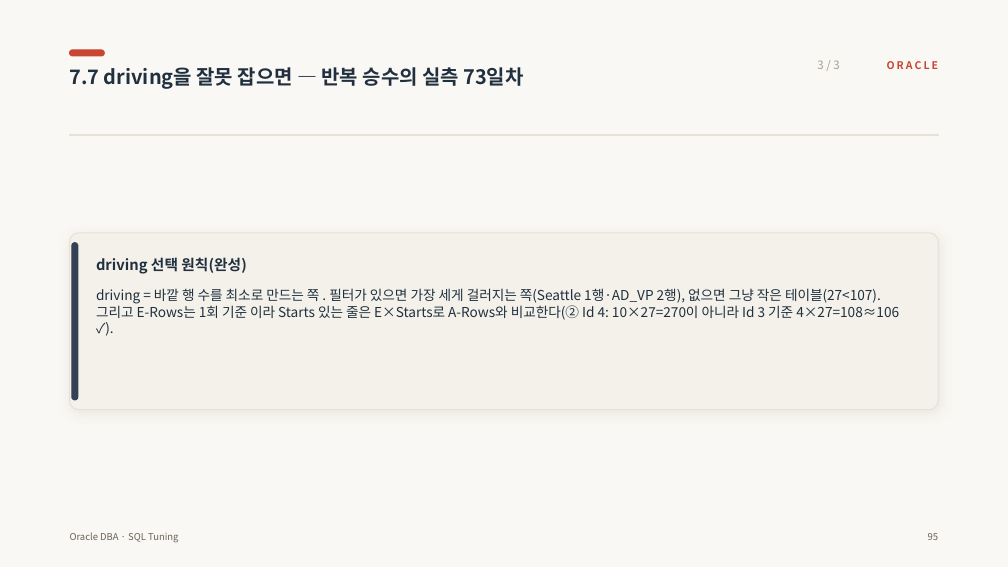
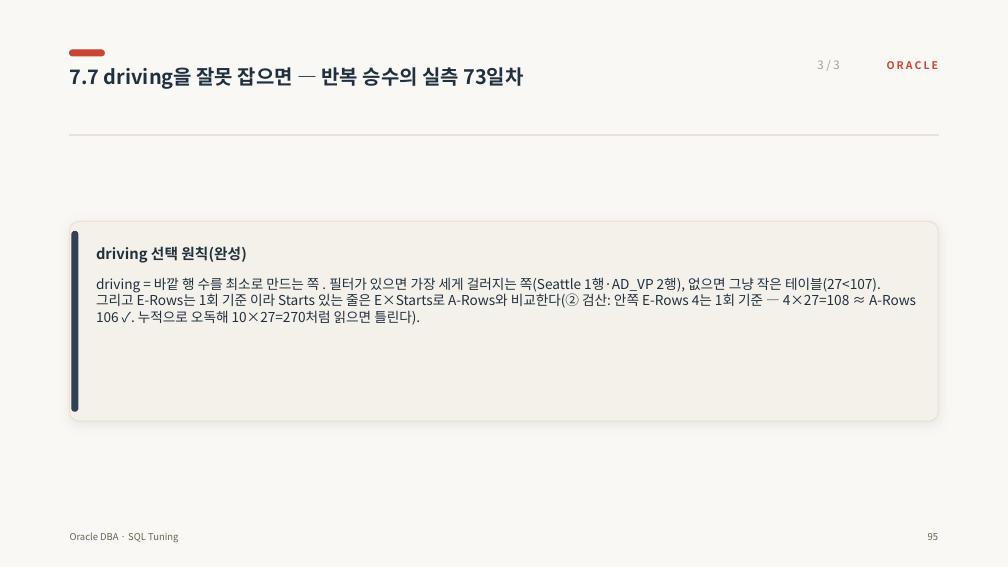
Before and after one commit to jokwangwon/ora-ppt-gen, a slide deck: slide 104 of files/sql_tuning.pptx. Drawn at 1008x567 pixels with LibreOffice and Linux fonts; fonts in the diff are those of the drawing. Boxes give left, top, right and bottom in pixels: in the first picture for what was removed or moved away, otherwise in the second. Text is boxed around its words. In the diff, an @@ line names an element or a change of style, - is before the commit and + after.

```diff
--- a/files/sql_tuning.pptx
+++ b/files/sql_tuning.pptx
@@ rounded rectangle: place and size @@
-rounded rectangle at [70,233,938,410]
+rounded rectangle at [70,222,938,421]
@@ rounded rectangle at [70,222,938,421]: proportions changed @@
@@ rounded rectangle: place and size @@
-rounded rectangle at [72,243,78,400]
+rounded rectangle at [72,231,78,411]
@@ text "driving 선택 원칙(완성)": place and size @@
-text "driving 선택 원칙(완성)" at [96,257,246,274]
+text "driving 선택 원칙(완성)" at [96,246,246,263]
@@ text at [96,277,916,325]: text changed @@
-driving = 바깥 행 수를 최소로 만드는 쪽 . 필터가 있으면 가장 세게 걸러지는 쪽(Seattle 1행·AD_VP 2행), 없으면 그냥 작은 테이블(27<107). 그리고 E-Rows는 1회 기준 이라 Starts 있는 줄은 E×Starts로 A-Rows와 비교한다(② Id 4: 10×27=270이 아니라 Id 3 기준 4×27=108≈106 ✓).
+driving = 바깥 행 수를 최소로 만드는 쪽 . 필터가 있으면 가장 세게 걸러지는 쪽(Seattle 1행·AD_VP 2행), 없으면 그냥 작은 테이블(27<107). 그리고 E-Rows는 1회 기준 이라 Starts 있는 줄은 E×Starts로 A-Rows와 비교한다(② 검산: 안쪽 E-Rows 4는 1회 기준 — 4×27=108 ≈ A-Rows 106 ✓. 누적으로 오독해 10×27=270처럼 읽으면 틀린다).
```
Also in this commit, not shown: 27 other slides changed, 1 slide added, 14 other files.
